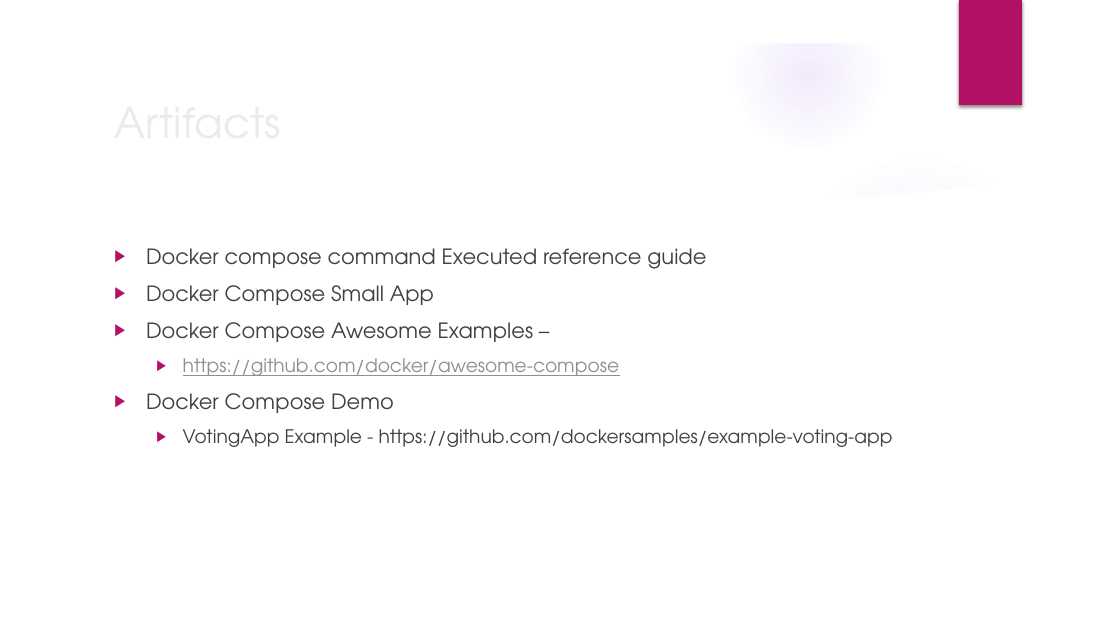
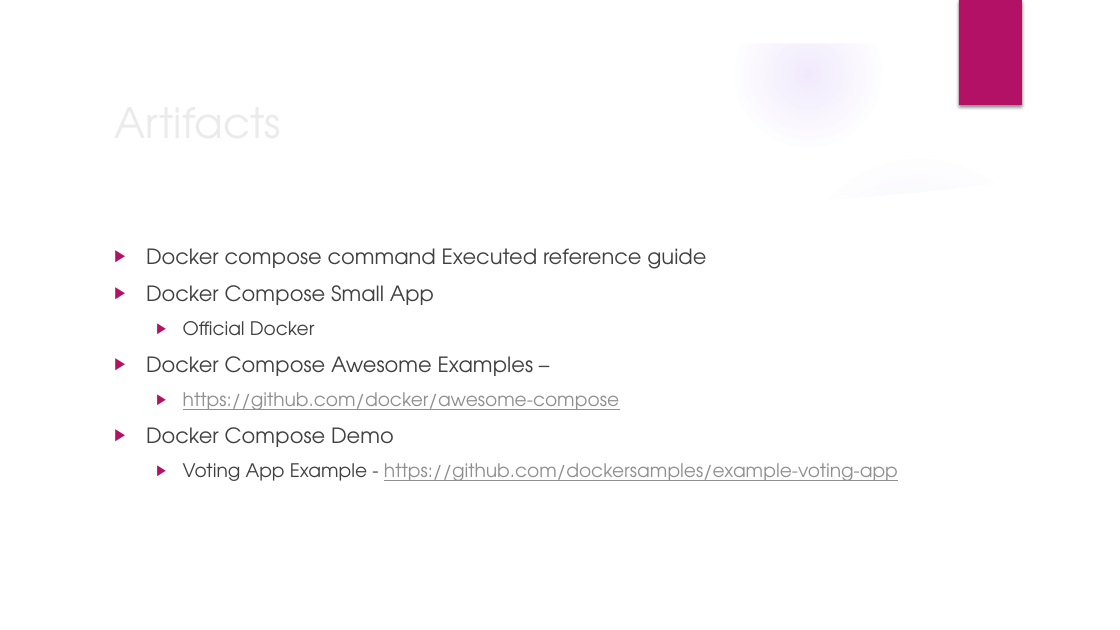
Before and after one commit to deepkumartraining/docker-k8s-April23, a slide deck: slide 3 of Day12/DockerAndKubernetes_Training-Day12.pptx. Drawn at 1120x630 pixels with LibreOffice and Linux fonts; fonts in the diff are those of the drawing; background and template pictures are left out. Boxes give left, top, right and bottom in pixels: in the first picture for what was removed or moved away, otherwise in the second. Text is boxed around its words. In the diff, an @@ line names an element or a change of style, - is before the commit and + after.

```diff
--- a/Day12/DockerAndKubernetes_Training-Day12.pptx
+++ b/Day12/DockerAndKubernetes_Training-Day12.pptx
@@ text at (x1=146, y1=248, x2=898, y2=481): paragraph added @@
+  ▶ Official Docker
@@ text at (x1=183, y1=463, x2=898, y2=481): text changed; text colour #404040 to #8F8F8F @@
-  ▶ VotingApp Example - https://github.com/dockersamples/example-voting-app
+  ▶ Voting App Example - https://github.com/dockersamples/example-voting-app
```
